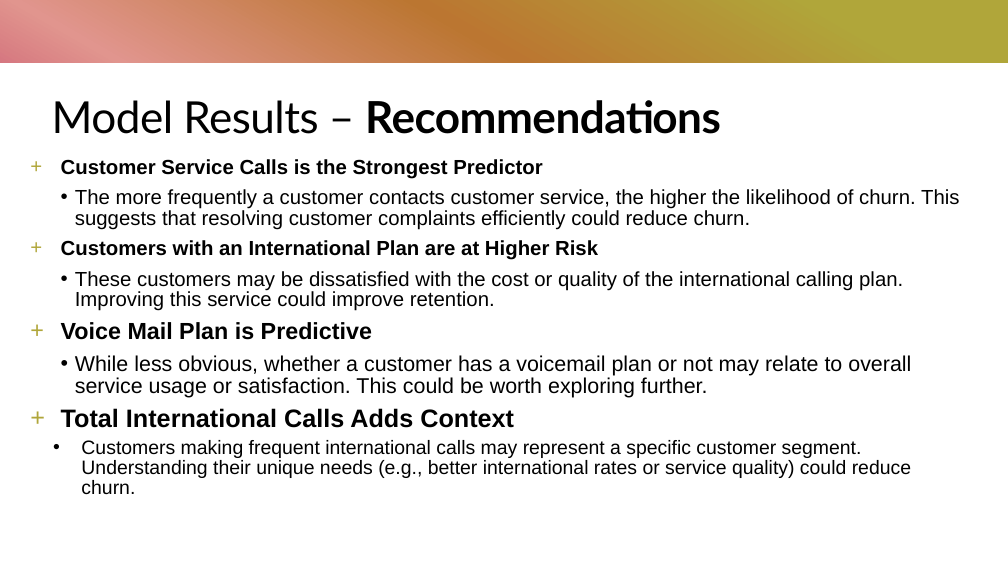
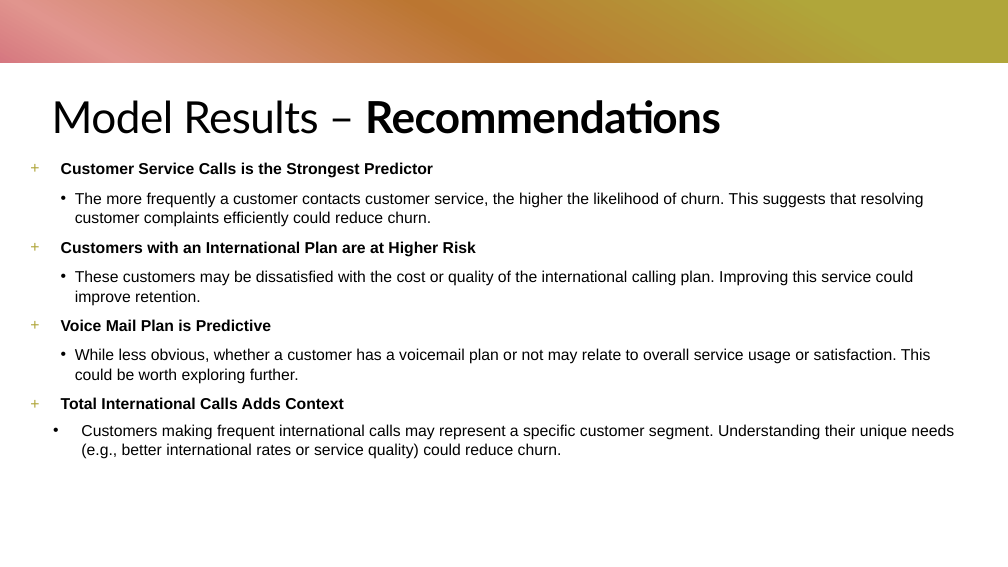
Before and after one commit to alecs1523/telecom_customer_churn, a slide deck: slide 12 of customer_churn_anlaysis.pptx. Drawn at 1008x567 pixels with LibreOffice and Linux fonts; fonts in the diff are those of the drawing. Boxes give left, top, right and bottom in pixels: in the first picture for what was removed or moved away, otherwise in the second. Text is boxed around its words. In the diff, an @@ line names an element or a change of style, - is before the commit and + after.

```diff
--- a/customer_churn_anlaysis.pptx
+++ b/customer_churn_anlaysis.pptx
@@ text "Customer Service Calls is the ..." at [61, 162, 954, 459]: size 19.4 to 15 pt in "Customer Service Calls is the Strongest Predictor", "The more frequently a customer contacts customer ...", "Customers with an International Plan are at ...", "These customers may be dissatisfied with the ..."; size 22.2 to 15 pt in "Voice Mail Plan is Predictive"; size 20.4 to 15 pt in "While less obvious, whether a customer has ..."; size 24.1 to 15 pt in "Total International Calls Adds Context"; size 18.5 to 15 pt in "Customers making frequent international calls may represent ..."; line spacing 0.85 to 1.05 @@
```
Also in this commit, not shown: 9 other slides changed, 1 slide added, 2 other files.
